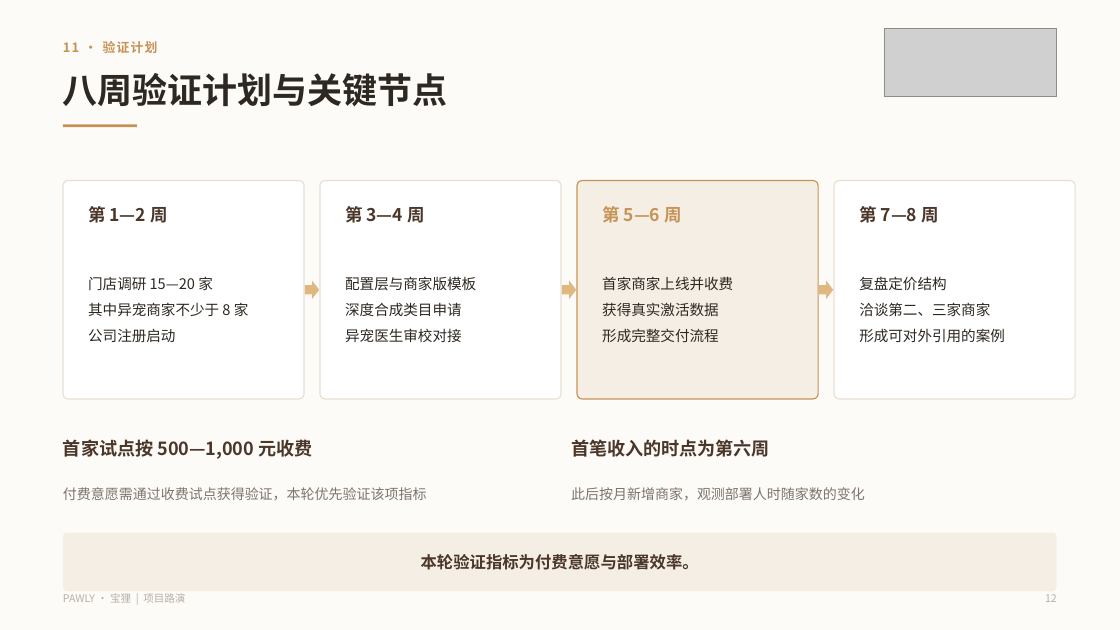
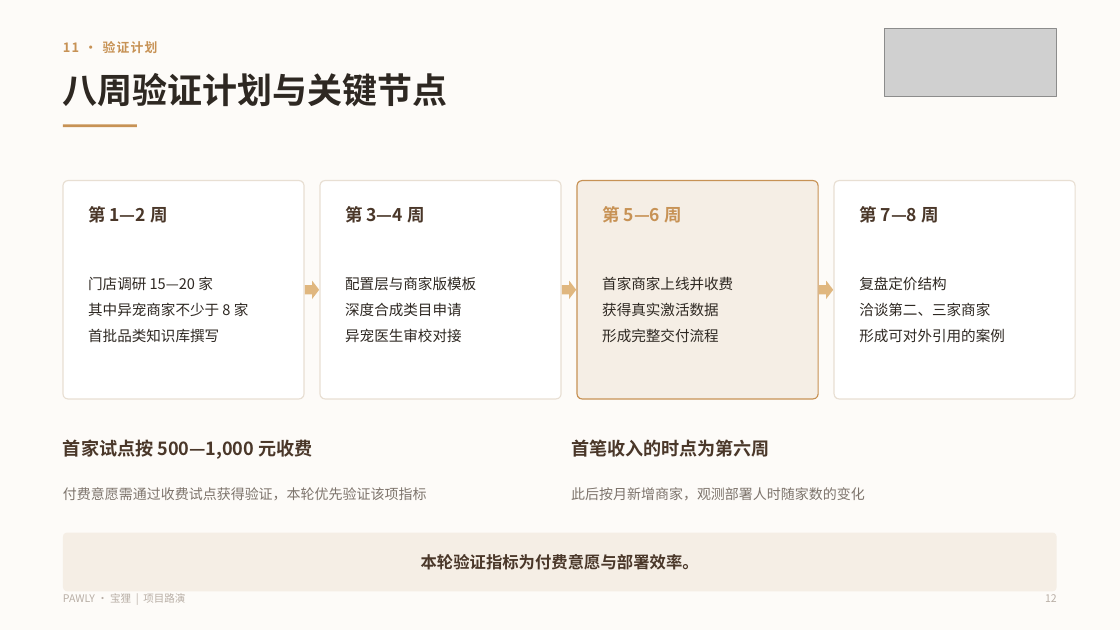
Before and after one commit to Celveen/Pawly, a slide deck: slide 12 of docs/路演/Pawly-路演-15页-B端.pptx. Drawn at 1120x630 pixels with LibreOffice and Linux fonts; fonts in the diff are those of the drawing; grey boxes stand for pictures. Boxes give left, top, right and bottom in pixels: in the first picture for what was removed or moved away, otherwise in the second. Text is boxed around its words. In the diff, an @@ line names an element or a change of style, - is before the commit and + after.

```diff
--- a/docs/路演/Pawly-路演-15页-B端.pptx
+++ b/docs/路演/Pawly-路演-15页-B端.pptx
@@ text at (88,328,219,342): text changed @@
-公司注册启动
+首批品类知识库撰写
```
Also in this commit, not shown: 3 other slides changed, 5 other files.
